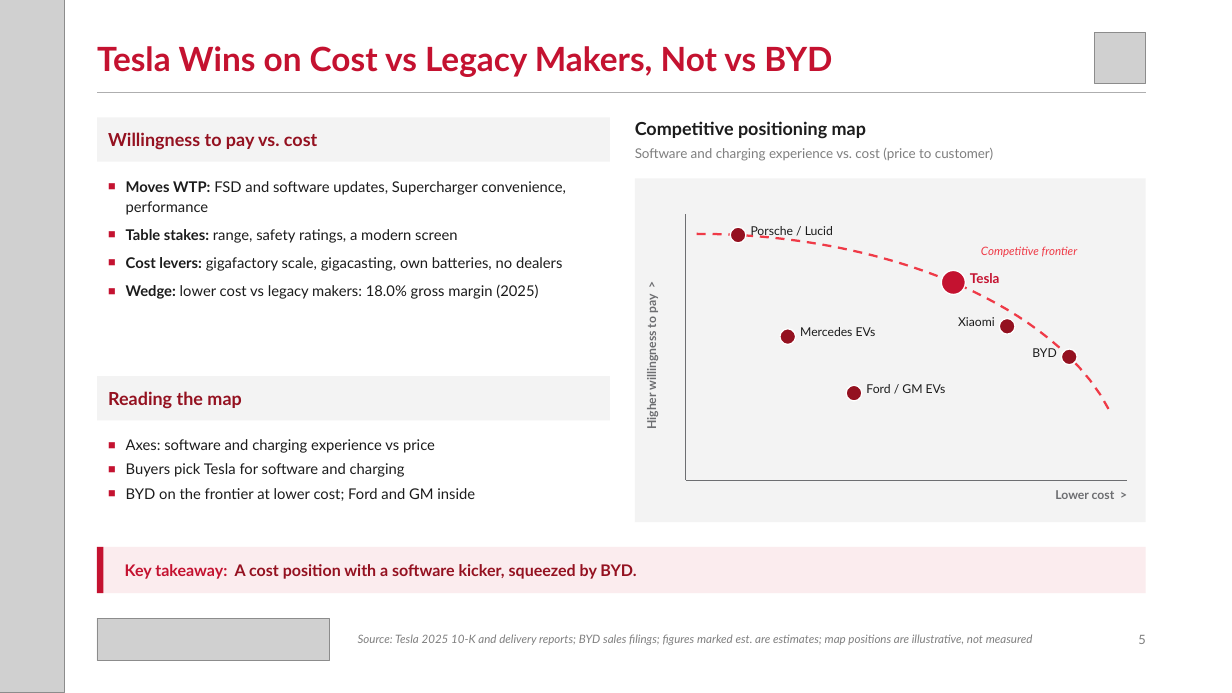
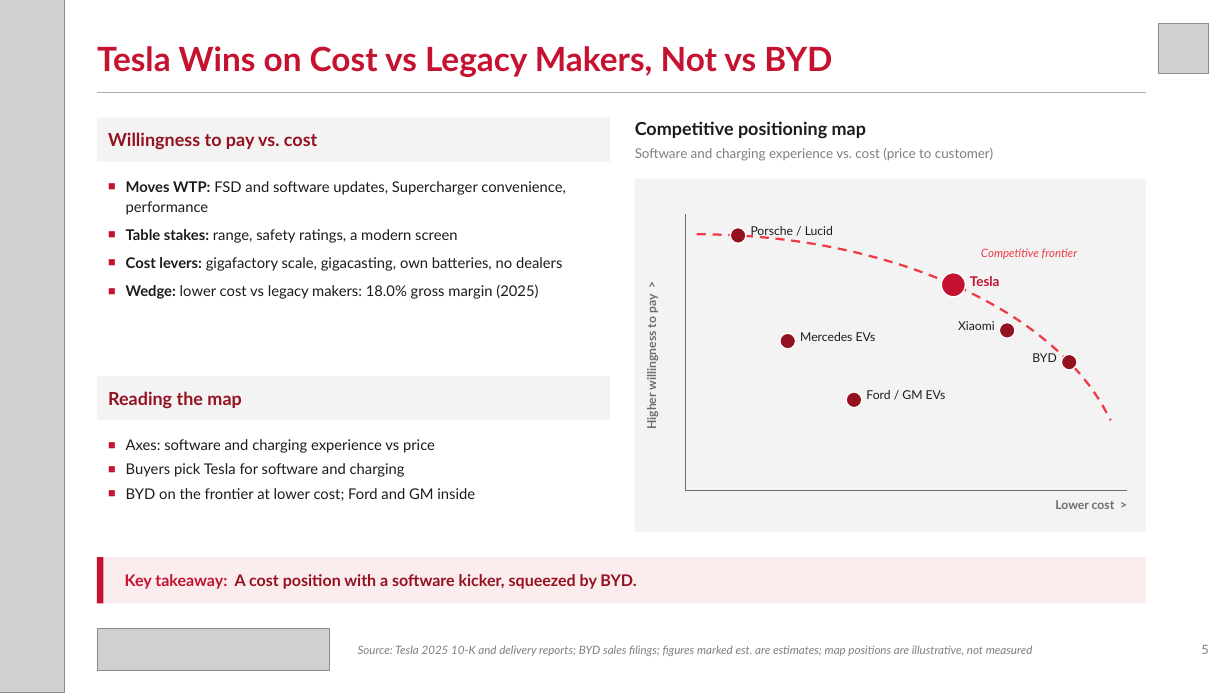
Before and after one commit to zuhayr77/AI-Business-Strategy-Agent, a slide deck: slide 5 of dccd-strategy-agent/examples/Tesla_DCCD.pptx. Drawn at 1232x693 pixels with LibreOffice and Linux fonts; fonts in the diff are those of the drawing; grey boxes stand for pictures. Boxes give left, top, right and bottom in pixels: in the first picture for what was removed or moved away, otherwise in the second. Text is boxed around its words. In the diff, an @@ line names an element or a change of style, - is before the commit and + after.

```diff
--- a/dccd-strategy-agent/examples/Tesla_DCCD.pptx
+++ b/dccd-strategy-agent/examples/Tesla_DCCD.pptx
@@ picture: place and size @@
-picture at bbox=[1095, 32, 1146, 83]
+picture at bbox=[1158, 23, 1209, 74]
@@ rectangle: place and size @@
-rectangle at bbox=[635, 178, 1146, 522]
+rectangle at bbox=[635, 178, 1146, 532]
@@ line moved from (686, 214) - (686, 481) to (686, 214) - (686, 491) @@
@@ freeform shape: place and size @@
-freeform shape at bbox=[697, 234, 1111, 413]
+freeform shape at bbox=[697, 235, 1111, 421]
@@ 4 texts, 4 ellipses: place and size @@
-4 texts, 4 ellipses at bbox=[780, 317, 1078, 401]
+4 texts, 4 ellipses at bbox=[780, 321, 1078, 408]
@@ 2 texts, 2 rectangles, 1 picture, 1 line: place and size @@
-2 texts, 2 rectangles, 1 picture, 1 line at bbox=[97, 481, 1146, 661]
+2 texts, 2 rectangles, 1 picture, 1 line at bbox=[97, 491, 1146, 671]
@@ text "Source: Tesla 2025 10-K and ...": place and size @@
-text "Source: Tesla 2025 10-K and ..." at bbox=[358, 634, 1033, 645]
+text "Source: Tesla 2025 10-K and ..." at bbox=[358, 645, 1033, 656]
@@ text "5": place and size @@
-text "5" at bbox=[1138, 635, 1145, 644]
+text "5" at bbox=[1201, 645, 1208, 654]
```
Also in this commit, not shown: 8 other slides changed, 12 other files.
